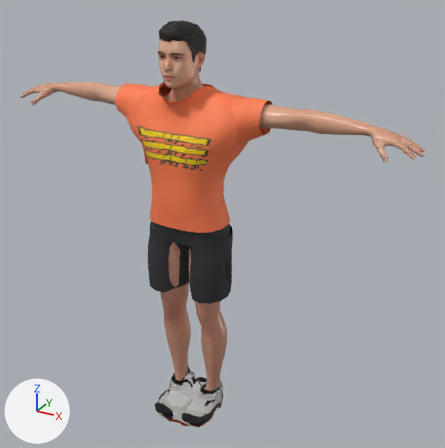
The glTF model FEL-full-app/public/models/rivals/jinx.glb, before and after one commit.
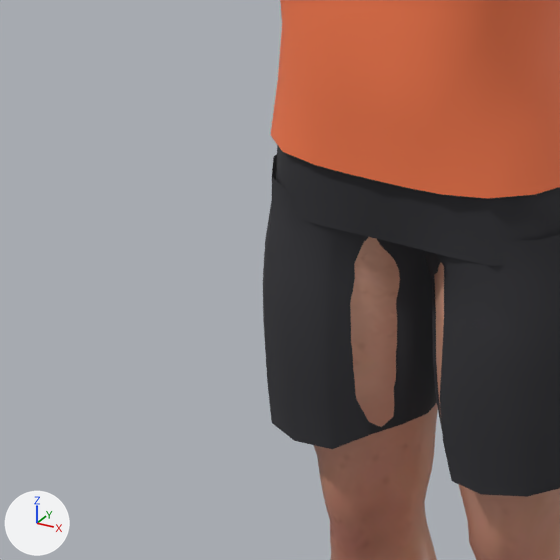
Old and new are each drawn whole from a camera (50 mm lens) standing at (1.36, -2.196, 2.104) and looking at (0.124, 0.052, 0.98) and again close up on the part from 19% to 49% of the width and 41% to 71% of the height. Every picture has the same lights, and +X, +Y and +Z are marked at lower left. The first two pictures are the older version. Where no turn or scale is listed for an object, it has been applied to the vertices. Vertices at exactly the same position are counted once.

The first close-up shows 'Body', 'Kit_shorts_shorts_baggy', 'Kit_tops_top_tee'.
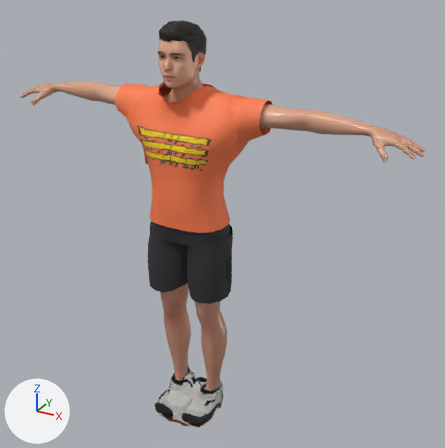
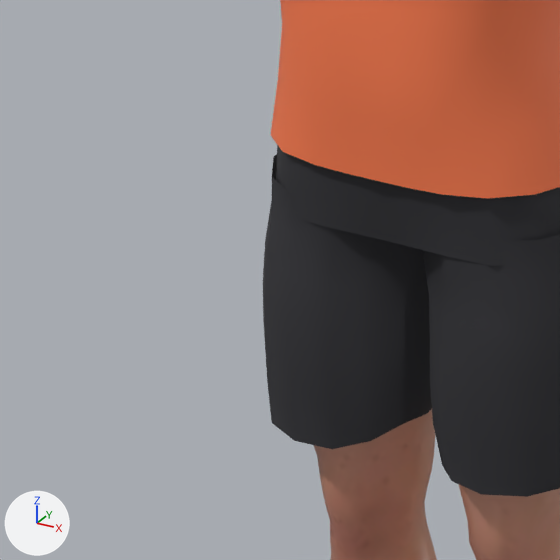
What differs and where, as boxes [x1, y1, x2, y2] in the close-ups (560 x 560 px; the box of a moved part takes in the faces that stretch with it):
part 1 of me_cargo_pants, moved or reshaped: before [327, 228, 487, 449]; after [327, 228, 487, 479]

The change, as a diff of the scene's bpy script:
```diff
--- a/FEL-full-app/public/models/rivals/jinx.glb.py
+++ b/FEL-full-app/public/models/rivals/jinx.glb.py
@@ me_cargo_pants @@
 me_cargo_pants.from_pydata(...)  # 320 vertices, 528 faces; spans x -0.206..0.21, y -0.161..0.117, z 0.675..1.122
 # used by ob_kit_shorts_shorts_baggy; location = (0.0, 0.0, 0.0)
-me_cargo_pants.vertices[137].co = (0.073, -0.133, 0.91)  # pixel (449, 275)
-me_cargo_pants.vertices[138].co = (0.048, -0.104, 0.91)
-me_cargo_pants.vertices[152].co = (0.055, -0.105, 0.872)
-me_cargo_pants.vertices[166].co = (0.057, -0.105, 0.824)
-me_cargo_pants.vertices[180].co = (0.056, -0.108, 0.774)
-me_cargo_pants.vertices[194].co = (0.062, -0.107, 0.728)
-me_cargo_pants.vertices[207].co = (0.072, -0.101, 0.682)
-me_cargo_pants.vertices[232].co = (-0.045, -0.101, 0.914)  # pixel (370, 237)
-me_cargo_pants.vertices[246].co = (-0.05, -0.103, 0.869)
-me_cargo_pants.vertices[260].co = (-0.054, -0.105, 0.823)
-me_cargo_pants.vertices[274].co = (-0.054, -0.108, 0.775)
-me_cargo_pants.vertices[288].co = (-0.052, -0.11, 0.729)
-me_cargo_pants.vertices[302].co = (-0.047, -0.112, 0.679)  # pixel (370, 434)
+# me_cargo_pants part 1
+me_cargo_pants.vertices[137].co = (0.072, -0.138, 0.911)  # pixel (446, 277)
+me_cargo_pants.vertices[138].co = (0.039, -0.117, 0.91)  # pixel (430, 263)
+me_cargo_pants.vertices[152].co = (0.041, -0.123, 0.873)  # pixel (429, 297)
+me_cargo_pants.vertices[166].co = (0.041, -0.124, 0.825)  # pixel (429, 339)
+me_cargo_pants.vertices[180].co = (0.041, -0.126, 0.774)  # pixel (429, 382)
+me_cargo_pants.vertices[194].co = (0.045, -0.128, 0.726)  # pixel (433, 423)
+me_cargo_pants.vertices[207].co = (0.055, -0.127, 0.676)  # pixel (442, 465)
+me_cargo_pants.vertices[232].co = (-0.036, -0.114, 0.913)  # pixel (371, 244)
+me_cargo_pants.vertices[246].co = (-0.036, -0.12, 0.87)  # pixel (369, 283)
+me_cargo_pants.vertices[260].co = (-0.039, -0.125, 0.824)  # pixel (365, 323)
+me_cargo_pants.vertices[274].co = (-0.039, -0.128, 0.775)  # pixel (365, 364)
+me_cargo_pants.vertices[288].co = (-0.039, -0.127, 0.728)  # pixel (367, 403)
+me_cargo_pants.vertices[302].co = (-0.041, -0.12, 0.677)  # pixel (371, 440)
 me_cargo_pants.materials.append(mat_shorts_shorts_baggy)
```
